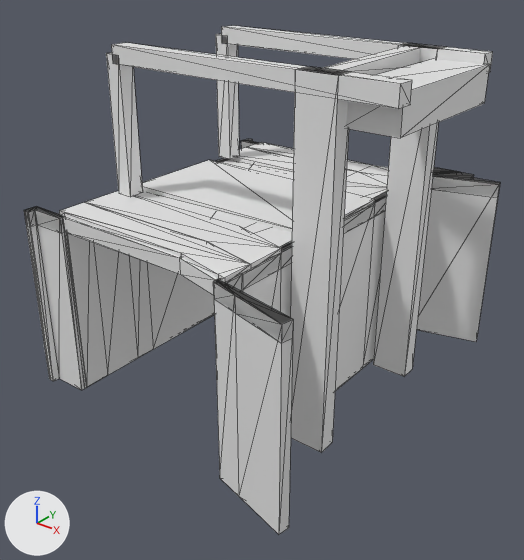
Renders of the glTF model models/diemen/diemen-diemerbrug/diemen-diemerbrug.glb from each side of a commit.
Camera for both pictures: a 50 mm lens placed at (22.6, -29.1, 13.3), pointed at (0.6, -1.7, -3.8). Arrows for +X, +Y and +Z are at lower left; the lights stay in place. The older version comes first. Mesh edges are drawn as thin lines. Vertices at exactly the same position are counted once.

In view in the first picture: 'building:balans', 'building:balans 2', 'building:contragewicht', 'building:hangstang', 'building:hangstang 2', 'building:portaal', 'building:pyloon', 'building:pyloon 2', 'road:dek', 'road:fietspad 2', 'road:landhoofd', 'road:landhoofd 2', 'road:rijbaan lokale weg', 'road:voetpad 2' and 2 more.
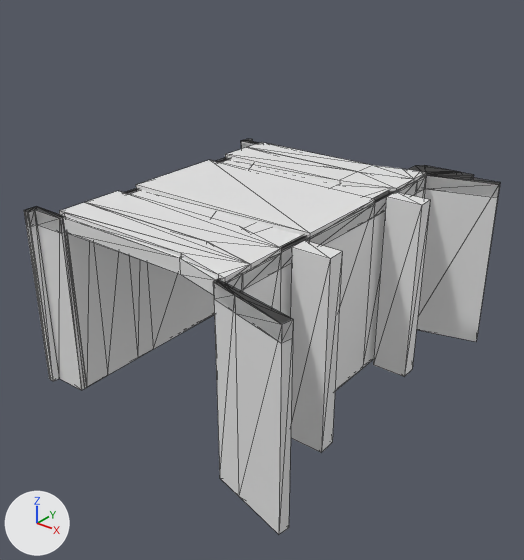
Pixel boxes [x1, y1, x2, y2] of what changed, in the pictures (524 x 560 px):
'building:pyloon', moved, rescaled (12% narrower, 45% shorter)
    before: [290, 67, 349, 452]
    after: [290, 240, 342, 452]
'building:pyloon 2', moved, rescaled (19% narrower, 45% shorter)
    before: [373, 43, 444, 376]
    after: [373, 192, 430, 376]
'building:balans', deleted
    before: [111, 43, 412, 109]
'building:contragewicht', deleted
    before: [346, 59, 490, 138]
'building:balans 2', deleted
    before: [221, 26, 493, 72]
'building:hangstang', deleted
    before: [106, 52, 143, 197]
'building:hangstang 2', deleted
    before: [216, 34, 239, 159]
'building:portaal', deleted
    before: [316, 45, 422, 75]

The change, as a list of edits to the scene's bpy script:
```text
Change me_pyloon:
    used by ob_building_pyloon; location = (0.0, 0.0, 0.0)
    remove me_pyloon.from_pydata(...)  # 8 vertices, 12 faces; spans x 5.0..7.1, y -5.1..-4.0, z -10.0..8.1
    add me_pyloon.from_pydata(...)  # 8 vertices, 12 faces; spans x 5.0..7.1, y -5.1..-4.0, z -10.0..0.4
    me_pyloon part 1: the whole mesh is scaled about its middle by (1, 1, 0.576), then moved by (0.0, 0.0, -3.8)
Change me_pyloon_2:
    used by ob_building_pyloon_2; location = (0.0, 0.0, 0.0)
    remove me_pyloon_2.from_pydata(...)  # 8 vertices, 12 faces; spans x 4.9..7.0, y 3.5..4.5, z -10.0..8.1
    add me_pyloon_2.from_pydata(...)  # 8 vertices, 12 faces; spans x 4.9..7.0, y 3.5..4.5, z -10.0..0.4
    me_pyloon_2 part 2: the whole mesh is scaled about its middle by (1, 1, 0.576), then moved by (0.0, 0.0, -3.8)
Remove ob_building_portaal:
    ob_building_portaal = bpy.data.objects.new('building:portaal', me_portaal)
    ob_building_portaal.location = (0.0, 0.0, 0.0)
Remove ob_building_balans:
    ob_building_balans = bpy.data.objects.new('building:balans', me_balans)
    ob_building_balans.location = (0.0, 0.0, 0.0)
Remove ob_building_hangstang:
    ob_building_hangstang = bpy.data.objects.new('building:hangstang', me_hangstang)
    ob_building_hangstang.location = (0.0, 0.0, 0.0)
Remove ob_building_balans_2:
    ob_building_balans_2 = bpy.data.objects.new('building:balans 2', me_balans_2)
    ob_building_balans_2.location = (0.0, 0.0, 0.0)
Remove ob_building_hangstang_2:
    ob_building_hangstang_2 = bpy.data.objects.new('building:hangstang 2', me_hangstang_2)
    ob_building_hangstang_2.location = (0.0, 0.0, 0.0)
Remove ob_building_contragewicht:
    ob_building_contragewicht = bpy.data.objects.new('building:contragewicht', me_contragewicht)
    ob_building_contragewicht.location = (0.0, 0.0, 0.0)
```
